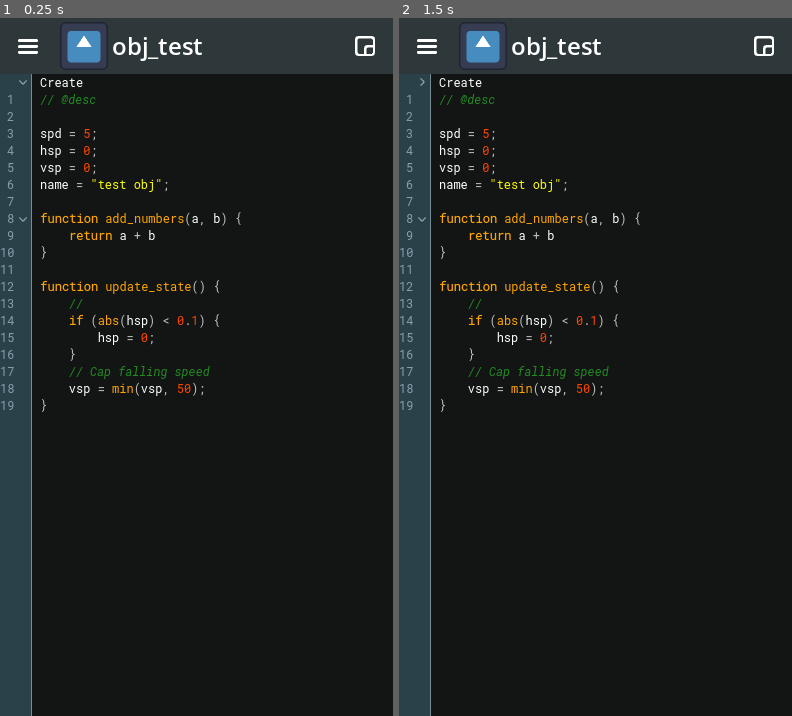
Above: before the commit, frames 1-2 (left to right).
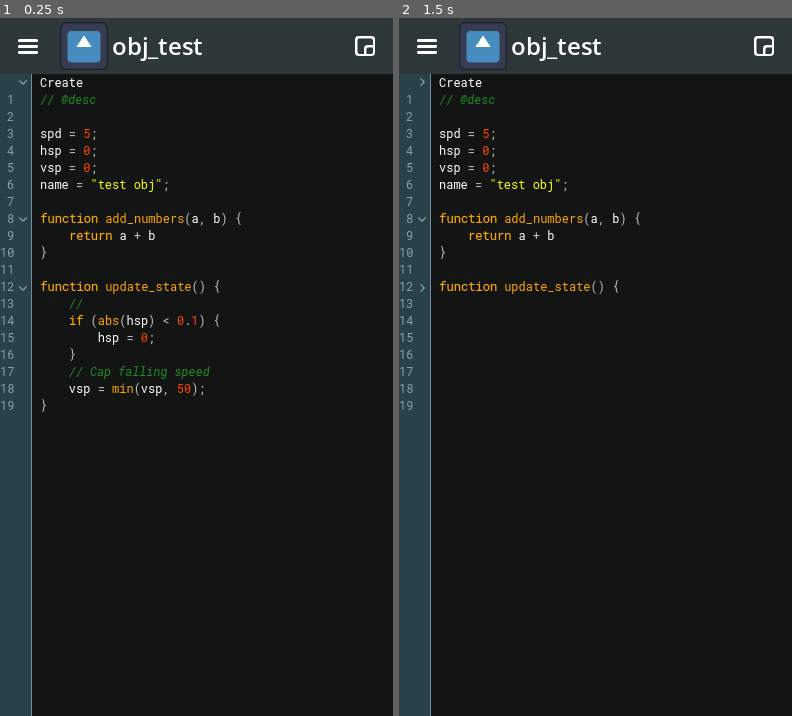
Above: after the commit, the same moments.

Repository: brenioks/DroidMakerUI
Game: Godot game, scene res://workplace.tscn
Two runs of this game, one before a commit and one after it. Both use one fixed random seed, a clock stepped at 60 frames per second and the inputs below. The engine's default icon, where the game draws it, is replaced by a stand-in: a white triangle on a blue panel in a dark square.
Inputs (mouse positions are in pixels of both pictures, inside the frame that each line leads up to):
- Up to frame 1 (0.25 s): no input
- Up to frame 2 (1.5 s): click (422, 80) at 0.52 s; click (422, 290) at 1.27 s

The runs differ from the first frame. In frame 1, less than 0.1% of the frame differs, in the area x 4-7%, y 38-40%; in frame 2, 0.6%, in the area x 5-56%, y 38-57%.

Commit message:
Code collapses and expands with folds

Diff:
--- a/CodeEditor/code_editor.gd
+++ b/CodeEditor/code_editor.gd
@@ -1,13 +1,13 @@
 extends RichTextLabel
 
-# Define patterns in order of priority (Strings and Comments MUST be first)
+# Has order of priority
 const PATTERNS = {
 	COMMENT = r"//.*",
 	STRING = r'"[^"\\]*(?:\\.[^"\\]*)*"',
 	KEYWORD = r"\b(function|var|if|else|for|while|return)\b",
 	FUNCTION = r"\b\w+(?=\()",
 	NUMBER = r"\b\d+\b",
-	PUNCTUATION = r"[\(\)\[\]\{\}\+\-\*/=<>!&\|~%\^\.,;:\?]" # Now safe!
+	PUNCTUATION = r"[\(\)\[\]\{\}\+\-\*/=<>!&\|~%\^\.,;:\?]"
 }
 
 const COLORS = {
@@ -20,18 +20,27 @@
 }
 
 var master_regex = RegEx.new()
+var gutter: Gutter:
+	set(new):
+		gutter = new
+		gutter.fold_closed.connect(_on_fold_closed)
+		gutter.fold_opened.connect(_on_fold_opened)
+var full_text: String
+var folded_text: String
+var collaped_regions: Array
+
 
 func _ready() -> void:
-	# Combine all patterns into one giant regular expression using | (OR)
 	var combined_pattern = ""
 	for key in PATTERNS:
 		combined_pattern += "(?<%s>%s)|" % [key, PATTERNS[key]]
-	combined_pattern = combined_pattern.trim_suffix('|') # Remove trailing |
+	combined_pattern = combined_pattern.trim_suffix('|')
 
 	master_regex.compile(combined_pattern)
 
-	var raw_code = text
-	self.text = highlight_code(raw_code)
+	full_text = text
+	folded_text = full_text
+	text = highlight_code(full_text)
 
 func highlight_code(source: String) -> String:
 	var output = ""
@@ -66,6 +75,47 @@
 
 		last_pos = m.get_end()
 
-	# Append remaining text
 	output += source.substr(last_pos).replace("[", "[lb]").replace("]", "[rb]")
 	return output
+
+
+func _on_fold_closed(foldline_start: int, foldline_end: int):
+	var line_count = folded_text.count('\n')
+	if foldline_start > line_count:
+		return
+	var code_foldline_start = StringUtil.find_nth_occurrence(folded_text, '\n', foldline_start)
+	var code_foldline_end = StringUtil.find_nth_occurrence(folded_text, '\n', foldline_end)
+
+	if code_foldline_end == -1:
+		if foldline_end == line_count + 1:
+			code_foldline_end = folded_text.length()
+		else:
+			return
+
+	var code_foldline_length = code_foldline_end - code_foldline_start
+	var collapsed_text = folded_text.substr(code_foldline_start, code_foldline_length)
+	collaped_regions.append(foldline_start)
+	collaped_regions.append(collapsed_text)
+
+	folded_text = folded_text.erase(code_foldline_start, code_foldline_length)
+	text = highlight_code(folded_text)
+	print("collapsed regions: %s" % str(collaped_regions))
+
+func _on_fold_opened(foldline_start: int, _foldline_end: int):
+	var line_count = folded_text.count('\n')
+
+	var code_foldline_start = StringUtil.find_nth_occurrence(folded_text, '\n', foldline_start)
+	if code_foldline_start == -1:
+		if foldline_start == line_count + 1:
+			code_foldline_start = folded_text.length()
+		else:
+			return
+
+	var relative_collapsed_index = collaped_regions.find(code_foldline_start)
+	var collapsed_text: String = collaped_regions[relative_collapsed_index]
+	folded_text = folded_text.insert(code_foldline_start, collapsed_text)
+	text = highlight_code(folded_text)
+
+	collaped_regions.remove_at(relative_collapsed_index) # Removes the starting line
+	collaped_regions.remove_at(relative_collapsed_index) # Removes the collapsed code block
+	print("collapsed regions: %s" % str(collaped_regions))
--- a/CodeEditor/gutter/gutter.gd
+++ b/CodeEditor/gutter/gutter.gd
@@ -2,8 +2,8 @@
 class_name Gutter
 extends PanelContainer
 
-signal fold_opened(fold_start: int, fold_end: int)
-signal fold_closed(fold_start: int, fold_end: int)
+signal fold_opened(foldline_start: int, foldline_end: int)
+signal fold_closed(foldline_start: int, foldline_end: int)
 
 @warning_ignore("unused_private_class_variable")
 @export_tool_button("Sync Gutter Sizes") var __sync_gutter_sizes = func():
@@ -19,7 +19,7 @@
 static var MIN_WIDTH: int = 0
 static var _instance_list: Array[Gutter]
 
-const fold_button = preload("res://CodeEditor/gutter/fold_button.tscn")
+const foldline_button = preload("res://CodeEditor/gutter/fold_button.tscn")
 
 
 func _ready() -> void:
@@ -53,6 +53,8 @@
 	print("(%s) GUTTER_WIDTH: %s" % [$"..".name, Gutter.MIN_WIDTH])
 	Gutter._update_gutters_width()
 
+	new.gutter = self
+
 static func _update_gutters_width():
 	for gutter in Gutter._instance_list:
 		gutter.custom_minimum_size.x = Gutter.MIN_WIDTH
@@ -60,39 +62,31 @@
 func _show_folds():
 	fold_button_list.visible = true
 	for i in range(0, fold_list.size() - 1, 2):
-		var fold_start: int = fold_list[i]
-		var fold_end: int = fold_list[i + 1]
+		var foldline_start: int = fold_list[i]
+		var foldline_end: int = fold_list[i + 1]
 
-		if fold_start > 1:
+		if foldline_start > 1:
 			var space = Control.new()
-			# After last fold_end
+			# After last foldline_end
 			if i > 1:
-				var last_fold_start: int = fold_list[i - 2]
-				space.custom_minimum_size.y = 17 * (fold_start - last_fold_start - 1)
+				var last_foldline_start: int = fold_list[i - 2]
+				space.custom_minimum_size.y = 17 * (foldline_start - last_foldline_start - 1)
 			else:
-				space.custom_minimum_size.y = 17 * (fold_start - 1)
+				space.custom_minimum_size.y = 17 * (foldline_start - 1)
 			fold_button_list.add_child(space)
 
-		var fold_button_inst: Button = fold_button.instantiate()
-		fold_button_inst.toggled.connect(_on_some_fold_button_toggled.bind(fold_start, fold_end))
-		fold_button_list.add_child(fold_button_inst)
+		var foldline_button_inst: Button = foldline_button.instantiate()
+		foldline_button_inst.toggled.connect(_on_some_fold_button_toggled.bind(foldline_start, foldline_end))
+		fold_button_list.add_child(foldline_button_inst)
 
 func _hide_folds():
 	fold_button_list.visible = false
 
-func _find_nth_occurrence(text: String, target: String, n: int) -> int:
-	var pos = -1
-	for i in range(n):
-		pos = text.find(target, pos + 1)
-		if pos == -1:
-			break
-	return pos
 
-
-func _on_some_fold_button_toggled(closed: bool, fold_start: int, fold_end: int):
+func _on_some_fold_button_toggled(closed: bool, foldline_start: int, foldline_end: int):
 	if closed:
-		fold_closed.emit(fold_start, fold_end)
-		print("fold %d closed" % fold_start)
+		fold_closed.emit(foldline_start, foldline_end)
+		print("fold %d closed" % foldline_start)
 	else:
-		fold_opened.emit(fold_start, fold_end)
-		print("fold %d opened" % fold_start)
+		fold_opened.emit(foldline_start, foldline_end)
+		print("fold %d opened" % foldline_start)
--- /dev/null
+++ b/string_utils.gd
@@ -0,0 +1,9 @@
+class_name StringUtil
+
+static func find_nth_occurrence(text: String, target: String, n: int) -> int:
+	var pos = -1
+	for i in range(n):
+		pos = text.find(target, pos + 1)
+		if pos == -1:
+			break
+	return pos
--- a/workplace.tscn
+++ b/workplace.tscn
@@ -89,7 +89,7 @@
 theme_override_constants/separation = 8
 
 [node name="Gutter" parent="Main/Column/EventList/HBoxContainer" unique_id=561590972 instance=ExtResource("4_gwg38")]
-custom_minimum_size = Vector2(16, 0)
+custom_minimum_size = Vector2(32, 0)
 layout_mode = 2
 fold_list = PackedInt32Array(0, 0)
 
@@ -104,8 +104,9 @@
 theme_override_constants/separation = 8
 
 [node name="Gutter" parent="Main/Column/EventList/CodeGroup" unique_id=650094435 instance=ExtResource("4_gwg38")]
+custom_minimum_size = Vector2(32, 0)
 layout_mode = 2
-fold_list = PackedInt32Array(8, 10)
+fold_list = PackedInt32Array(8, 10, 12, 19)
 
 [node name="Code" type="RichTextLabel" parent="Main/Column/EventList/CodeGroup" unique_id=503353715]
 layout_mode = 2
@@ -140,6 +141,7 @@
 layout_mode = 2
 
 [node name="RestOfTheWorldGutter" parent="Main/Column/EventList" unique_id=1472342649 instance=ExtResource("4_gwg38")]
+custom_minimum_size = Vector2(32, 0)
 layout_mode = 2
 size_flags_horizontal = 0
 size_flags_vertical = 3
Not shown, added: string_utils.gd.uid
